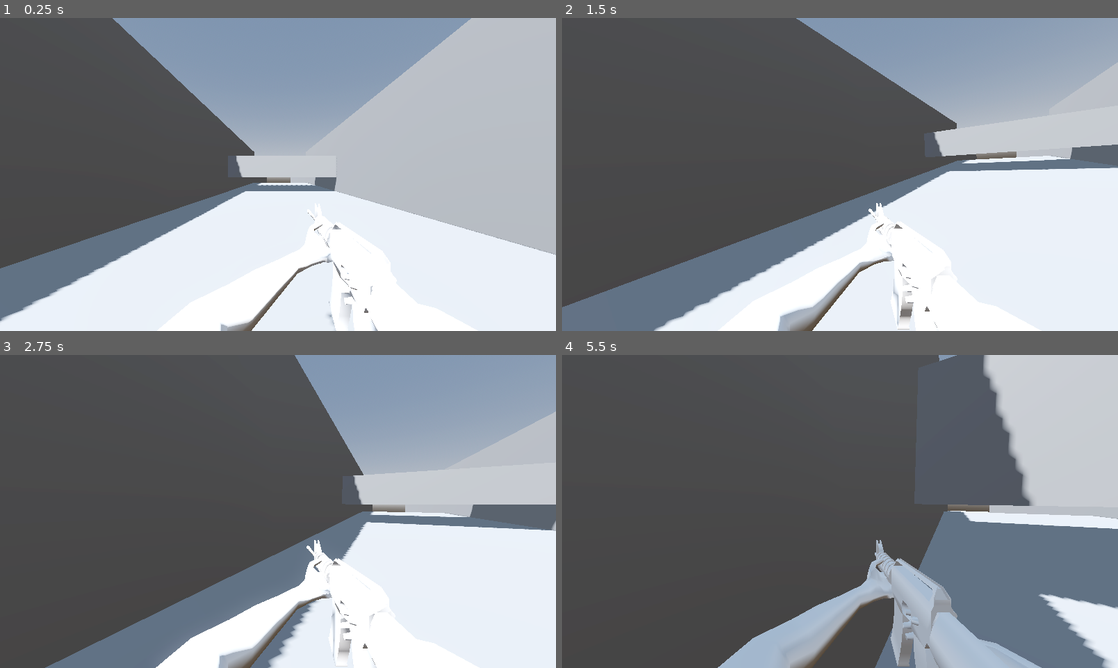
Above: before the commit, frames 1-4 (two rows, left to right).
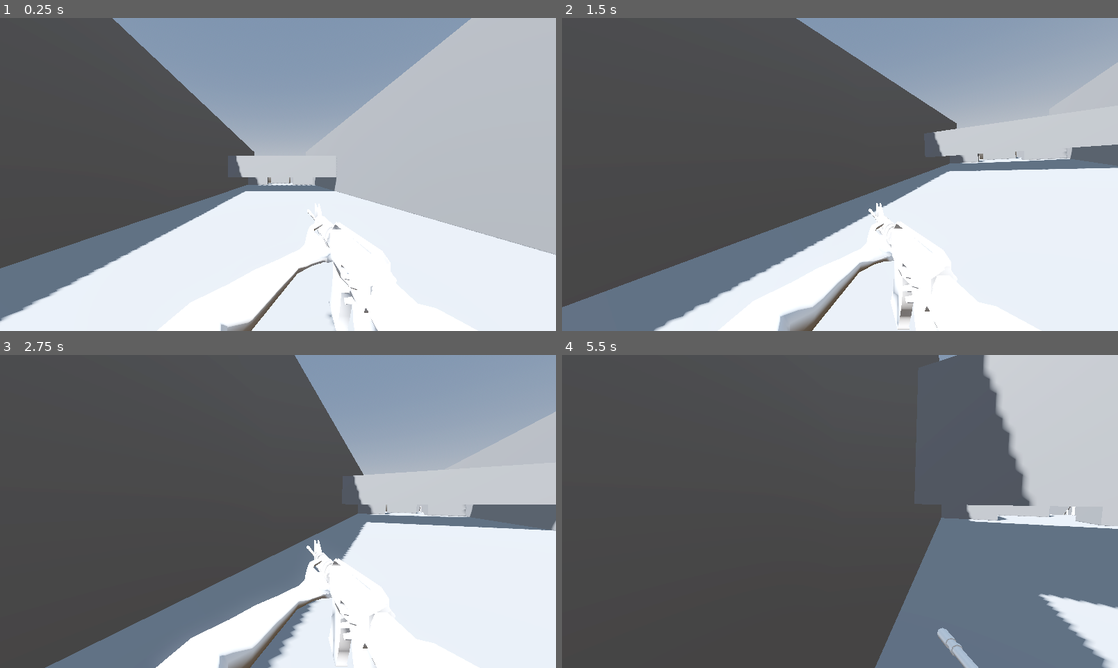
Above: after the commit, the same moments.

Repository: jamzuz/movement
Game: Godot game, scene res://test_level.tscn
Two runs of this game, one before a commit and one after it. Both use one fixed random seed, a clock stepped at 60 frames per second and the inputs below.
Inputs (mouse positions are in pixels of both pictures, inside the frame that each line leads up to):
- Up to frame 1 (0.25 s): no input
- Up to frame 2 (1.5 s): move the mouse to (962, 158) at 0.52 s; hold E (Lean Right) 0.53-1.28 s; tap Ctrl (Crouch) at 0.6 s; click (962, 158) at 0.67 s; tap Space (Jump) at 0.77 s; move the mouse to (812, 174) at 1.27 s; hold W (Forward) from 1.28 s (still down); tap Shift (Sprint) at 1.35 s
- Up to frame 3 (2.75 s): keep holding W (Forward); tap Space (Jump) at 1.52 s; move the mouse to (289, 505) at 2.02 s; tap Ctrl (Crouch) at 2.1 s
- Up to frame 4 (5.5 s): keep holding W (Forward); move the mouse to (834, 517) at 2.77 s; tap Shift (Sprint) at 2.85, 4.35 s; click (834, 517) at 2.92 s; tap Space (Jump) at 3.02, 3.77, 4.52 s; move the mouse to (878, 514) at 3.52 s; tap Ctrl (Crouch) at 3.6, 5.1 s; move the mouse to (795, 508) at 4.27 s; move the mouse to (845, 511) at 5.02 s; click (845, 511) at 5.17 s

The runs differ from the first frame. In frame 1, 0.1% of the frame differs, in the area x 44-57%, y 50-54%; in frame 2, 0.3%; in frame 3, 0.3%; in frame 4, 8.3%, in the area x 28-100%, y 47-100%.

Commit message:
added stairs and test level changes

Diff:
--- a/test_level.tscn
+++ b/test_level.tscn
@@ -1,6 +1,7 @@
 [gd_scene format=3 uid="uid://db6sky3gjri85"]
 
 [ext_resource type="PackedScene" uid="uid://u2npc0j24i5d" path="res://PlayerController/player.tscn" id="1_gojnm"]
+[ext_resource type="PackedScene" uid="uid://cpt4eqk5iua6m" path="res://assets/stairs.glb" id="2_1c2mv"]
 
 [sub_resource type="ProceduralSkyMaterial" id="ProceduralSkyMaterial_gojnm"]
 sky_horizon_color = Color(0.66224277, 0.6717428, 0.6867428, 1)
@@ -33,6 +34,7 @@
 mesh = SubResource("BoxMesh_hsoxx")
 
 [node name="StaticBody3D" type="StaticBody3D" parent="MeshInstance3D" unique_id=2029591293]
+collision_layer = 2
 
 [node name="CollisionShape3D" type="CollisionShape3D" parent="MeshInstance3D/StaticBody3D" unique_id=965731881]
 shape = SubResource("BoxShape3D_gojnm")
@@ -42,6 +44,7 @@
 mesh = SubResource("BoxMesh_hsoxx")
 
 [node name="StaticBody3D" type="StaticBody3D" parent="MeshInstance3D9" unique_id=684476487]
+collision_layer = 2
 
 [node name="CollisionShape3D" type="CollisionShape3D" parent="MeshInstance3D9/StaticBody3D" unique_id=1663285523]
 shape = SubResource("BoxShape3D_gojnm")
@@ -51,6 +54,7 @@
 mesh = SubResource("BoxMesh_hsoxx")
 
 [node name="StaticBody3D" type="StaticBody3D" parent="MeshInstance3D2" unique_id=2010082908]
+collision_layer = 2
 
 [node name="CollisionShape3D" type="CollisionShape3D" parent="MeshInstance3D2/StaticBody3D" unique_id=183741118]
 shape = SubResource("BoxShape3D_gojnm")
@@ -60,6 +64,7 @@
 mesh = SubResource("BoxMesh_hsoxx")
 
 [node name="StaticBody3D" type="StaticBody3D" parent="MeshInstance3D3" unique_id=1399583170]
+collision_layer = 2
 
 [node name="CollisionShape3D" type="CollisionShape3D" parent="MeshInstance3D3/StaticBody3D" unique_id=1345307814]
 shape = SubResource("BoxShape3D_gojnm")
@@ -69,8 +74,39 @@
 mesh = SubResource("BoxMesh_hsoxx")
 
 [node name="StaticBody3D" type="StaticBody3D" parent="MeshInstance3D5" unique_id=527988263]
+collision_layer = 2
 
 [node name="CollisionShape3D" type="CollisionShape3D" parent="MeshInstance3D5/StaticBody3D" unique_id=876508572]
+shape = SubResource("BoxShape3D_gojnm")
+
+[node name="MeshInstance3D8" type="MeshInstance3D" parent="." unique_id=1992425898]
+transform = Transform3D(-1.0490728e-07, 0, -3.6000001, 0, 3.3600001, 0, 2.399999, 0, -1.57361e-07, 1.4285705, 2, -46.857143)
+mesh = SubResource("BoxMesh_hsoxx")
+
+[node name="StaticBody3D" type="StaticBody3D" parent="MeshInstance3D8" unique_id=1256479412]
+collision_layer = 2
+
+[node name="CollisionShape3D" type="CollisionShape3D" parent="MeshInstance3D8/StaticBody3D" unique_id=1067077181]
+shape = SubResource("BoxShape3D_gojnm")
+
+[node name="MeshInstance3D10" type="MeshInstance3D" parent="." unique_id=1225818697]
+transform = Transform3D(-1.0490728e-07, 0, -3.6000001, 0, 3.3600001, 0, 2.399999, 0, -1.57361e-07, -6.5714293, 2, -46.857143)
+mesh = SubResource("BoxMesh_hsoxx")
+
+[node name="StaticBody3D" type="StaticBody3D" parent="MeshInstance3D10" unique_id=1586081292]
+collision_layer = 2
+
+[node name="CollisionShape3D" type="CollisionShape3D" parent="MeshInstance3D10/StaticBody3D" unique_id=497849398]
+shape = SubResource("BoxShape3D_gojnm")
+
+[node name="MeshInstance3D17" type="MeshInstance3D" parent="." unique_id=1974069920]
+transform = Transform3D(-1.0490728e-07, 0, -3.6000001, 0, 3.3600001, 0, 2.399999, 0, -1.57361e-07, -2.5714293, 2, -51.857143)
+mesh = SubResource("BoxMesh_hsoxx")
+
+[node name="StaticBody3D" type="StaticBody3D" parent="MeshInstance3D17" unique_id=1734630170]
+collision_layer = 2
+
+[node name="CollisionShape3D" type="CollisionShape3D" parent="MeshInstance3D17/StaticBody3D" unique_id=1958403584]
 shape = SubResource("BoxShape3D_gojnm")
 
 [node name="MeshInstance3D6" type="MeshInstance3D" parent="." unique_id=1702452665]
@@ -78,6 +114,7 @@
 mesh = SubResource("BoxMesh_hsoxx")
 
 [node name="StaticBody3D" type="StaticBody3D" parent="MeshInstance3D6" unique_id=1730712044]
+collision_layer = 2
 
 [node name="CollisionShape3D" type="CollisionShape3D" parent="MeshInstance3D6/StaticBody3D" unique_id=1375331975]
 shape = SubResource("BoxShape3D_gojnm")
@@ -87,24 +124,27 @@
 mesh = SubResource("BoxMesh_hsoxx")
 
 [node name="StaticBody3D" type="StaticBody3D" parent="MeshInstance3D7" unique_id=1309424951]
+collision_layer = 2
 
 [node name="CollisionShape3D" type="CollisionShape3D" parent="MeshInstance3D7/StaticBody3D" unique_id=730545499]
 shape = SubResource("BoxShape3D_gojnm")
 
 [node name="MeshInstance3D11" type="MeshInstance3D" parent="." unique_id=1562647600]
-transform = Transform3D(-1.0490733e-06, 0, -12, 0, 1, 0, 24, 0, -5.2453663e-07, -2.5714273, -3, -65.85715)
+transform = Transform3D(-1.0490733e-06, 0, -12, 0, 1, 0, 24, 0, -5.2453663e-07, -2.5714273, -3.8704286, -68.85715)
 mesh = SubResource("BoxMesh_hsoxx")
 
 [node name="StaticBody3D" type="StaticBody3D" parent="MeshInstance3D11" unique_id=205193387]
+collision_layer = 2
 
 [node name="CollisionShape3D" type="CollisionShape3D" parent="MeshInstance3D11/StaticBody3D" unique_id=1908177346]
 shape = SubResource("BoxShape3D_gojnm")
 
 [node name="MeshInstance3D16" type="MeshInstance3D" parent="." unique_id=1171608610]
-transform = Transform3D(-1.0490733e-06, 0, -12, 0, 1, 0, 24, 0, -5.2453663e-07, -2.571425, -3, -94.85715)
+transform = Transform3D(-1.0490733e-06, 0, -12, 0, 1, 0, 24, 0, -5.2453663e-07, -2.571425, -4, -94.85715)
 mesh = SubResource("BoxMesh_hsoxx")
 
 [node name="StaticBody3D" type="StaticBody3D" parent="MeshInstance3D16" unique_id=477560177]
+collision_layer = 2
 
 [node name="CollisionShape3D" type="CollisionShape3D" parent="MeshInstance3D16/StaticBody3D" unique_id=1716832013]
 shape = SubResource("BoxShape3D_gojnm")
@@ -114,6 +154,7 @@
 mesh = SubResource("BoxMesh_hsoxx")
 
 [node name="StaticBody3D" type="StaticBody3D" parent="MeshInstance3D12" unique_id=1882755383]
+collision_layer = 2
 
 [node name="CollisionShape3D" type="CollisionShape3D" parent="MeshInstance3D12/StaticBody3D" unique_id=1656867947]
 shape = SubResource("BoxShape3D_gojnm")
@@ -123,6 +164,7 @@
 mesh = SubResource("BoxMesh_hsoxx")
 
 [node name="StaticBody3D" type="StaticBody3D" parent="MeshInstance3D13" unique_id=539586552]
+collision_layer = 2
 
 [node name="CollisionShape3D" type="CollisionShape3D" parent="MeshInstance3D13/StaticBody3D" unique_id=2007298002]
 shape = SubResource("BoxShape3D_gojnm")
@@ -132,6 +174,7 @@
 mesh = SubResource("BoxMesh_hsoxx")
 
 [node name="StaticBody3D" type="StaticBody3D" parent="MeshInstance3D14" unique_id=499059931]
+collision_layer = 2
 
 [node name="CollisionShape3D" type="CollisionShape3D" parent="MeshInstance3D14/StaticBody3D" unique_id=1656479738]
 shape = SubResource("BoxShape3D_gojnm")
@@ -141,9 +184,16 @@
 mesh = SubResource("BoxMesh_hsoxx")
 
 [node name="StaticBody3D" type="StaticBody3D" parent="MeshInstance3D15" unique_id=1601282598]
+collision_layer = 2
 
 [node name="CollisionShape3D" type="CollisionShape3D" parent="MeshInstance3D15/StaticBody3D" unique_id=1927446183]
 shape = SubResource("BoxShape3D_gojnm")
 
 [node name="Player" parent="." unique_id=1443151114 instance=ExtResource("1_gojnm")]
 transform = Transform3D(1, 0, 0, 0, 1, 0, 0, 0, 1, -3, 2, -14)
+
+[node name="stairs" parent="." unique_id=1711362927 instance=ExtResource("2_1c2mv")]
+transform = Transform3D(-1, 0, -8.742278e-08, 0, 1, 0, 8.742278e-08, 0, -1, -5.8489037, -3.2080834, -59.12143)
+
+[node name="stairs2" parent="." unique_id=1084132858 instance=ExtResource("2_1c2mv")]
+transform = Transform3D(-1, 0, -8.742278e-08, 0, 1, 0, 8.742278e-08, 0, -1, 0.99983406, -3.3335786, -59.12143)
Binary file added: assets/stairs.glb
Not shown, added: assets/stairs.glb.import
